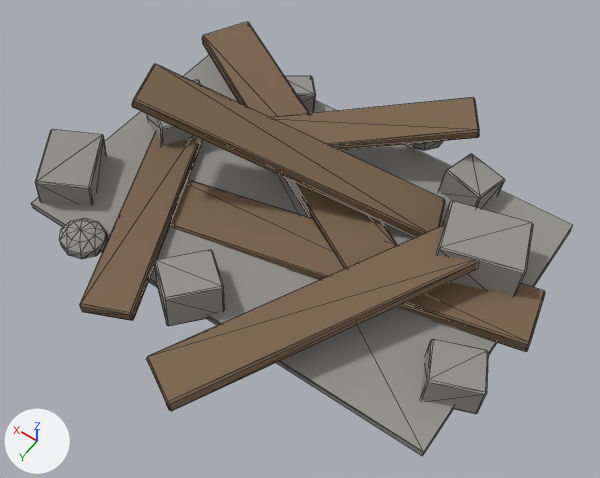
An edit to the FBX model unity/HorrorGame/Assets/Models/Props/Debris.fbx, drawn before and after from the same camera.
Both versions are drawn from a camera (50 mm lens) standing at (-0.752, 0.977, 1.576) and looking at (-0.074, 0.028, 0.085). The lights are fixed; the arrows at lower left show +X, +Y and +Z. The older version comes first. Mesh edges are drawn as thin lines.

In view in the first picture: 'Debris'.
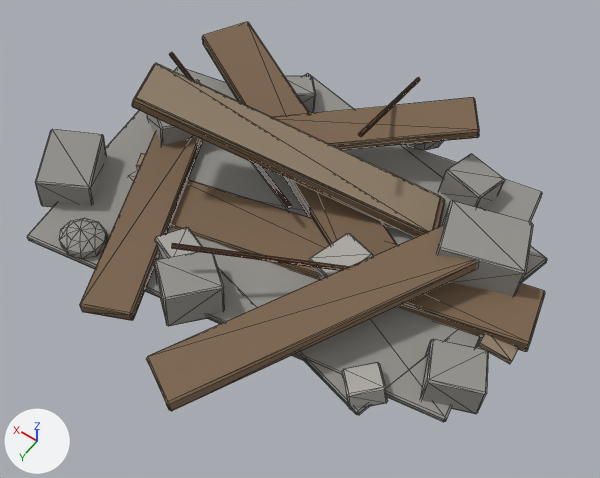
The newer file is also turned or shifted as a whole; pictures and numbers use the older file's frame.

Pixel boxes [x1, y1, x2, y2] of what changed, in the pictures (600 x 478 px):
'Debris', reshaped (8% shorter): before [31, 22, 573, 456]; after [27, 22, 547, 422]
part 1 of me_cube, rebuilt (11% shorter): before [31, 55, 573, 456]; after [27, 67, 542, 422]
part 2 of me_cube, added: after [135, 53, 547, 415]

The change in detail:
Material 'Prop_Mortar' (mat_prop_mortar) is new.
Its base color is (0.415, 0.398, 0.368) (grey #aca9a3).
Its roughness is 0.95.
Material 'Prop_RustDark' (mat_prop_rustdark) is new.
Its base color is (0.105, 0.052, 0.03) (brown #5b4030).
Its metallic is 0.1.
Its roughness is 0.95.
Material 'Prop_WoodWorn' (mat_prop_woodworn) is new.
Its base color is (0.295, 0.225, 0.15) (brown #94826c).
Its roughness is 0.8.
Material 'Prop_Rust' (mat_prop_rust) is new.
Its base color is (0.201, 0.092, 0.046) (brown #7c563d).
Its metallic is 0.3.
Its roughness is 0.92.
me_cube is used by ob_debris; location (0.0, 0.0, 0.0).
me_cube had 404 vertices, 744 faces and spanned x -0.62..0.618, y -0.524..0.522, z 0.0..0.31.
me_cube now has 636 vertices, 1160 faces and spans x -0.62..0.618, y -0.592..0.522, z 0.0..0.314.
me_cube part 1: the loose piece of 8 vertices spanning x -0.555..0.545, y -0.414..0.286, z 0.015..0.035 is rebuilt with 24 vertices and now spans x -0.556..0.586, y -0.471..0.363, z 0.015..0.035.
me_cube part 2: 168 vertices added at x -0.605..0.502, y -0.592..0.289, z 0.003..0.314.
Other edits to the shape of me_cube do not show in these pictures.
me_cube gains material mat_prop_mortar (grey #aca9a3).
me_cube gains material mat_prop_rust (brown #7c563d).
me_cube gains material mat_prop_rustdark (brown #5b4030).
me_cube gains material mat_prop_woodworn (brown #94826c).
